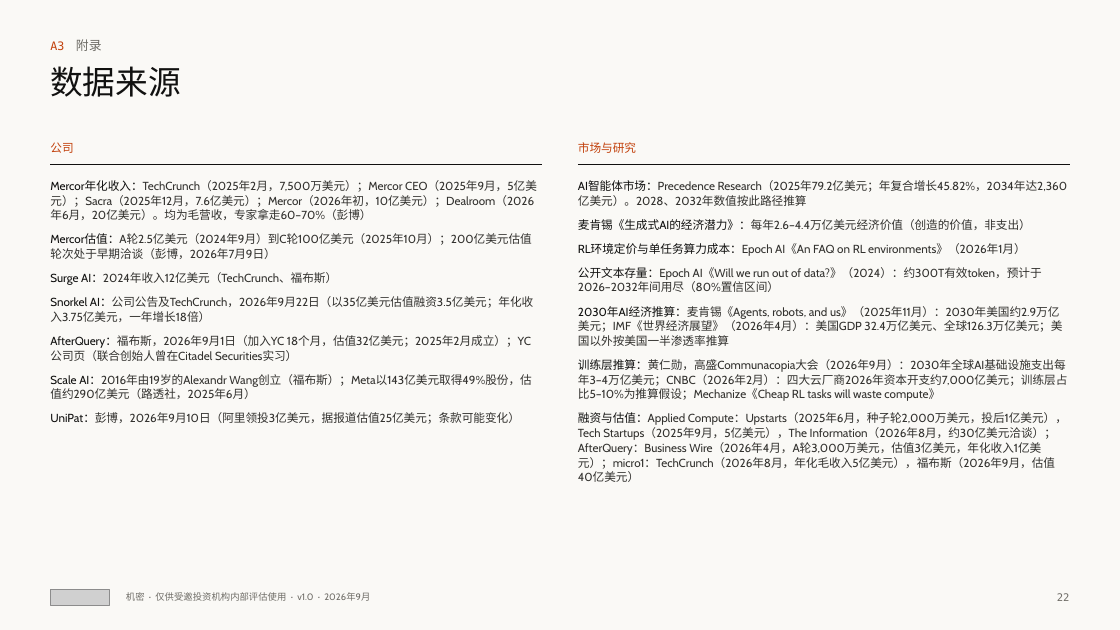
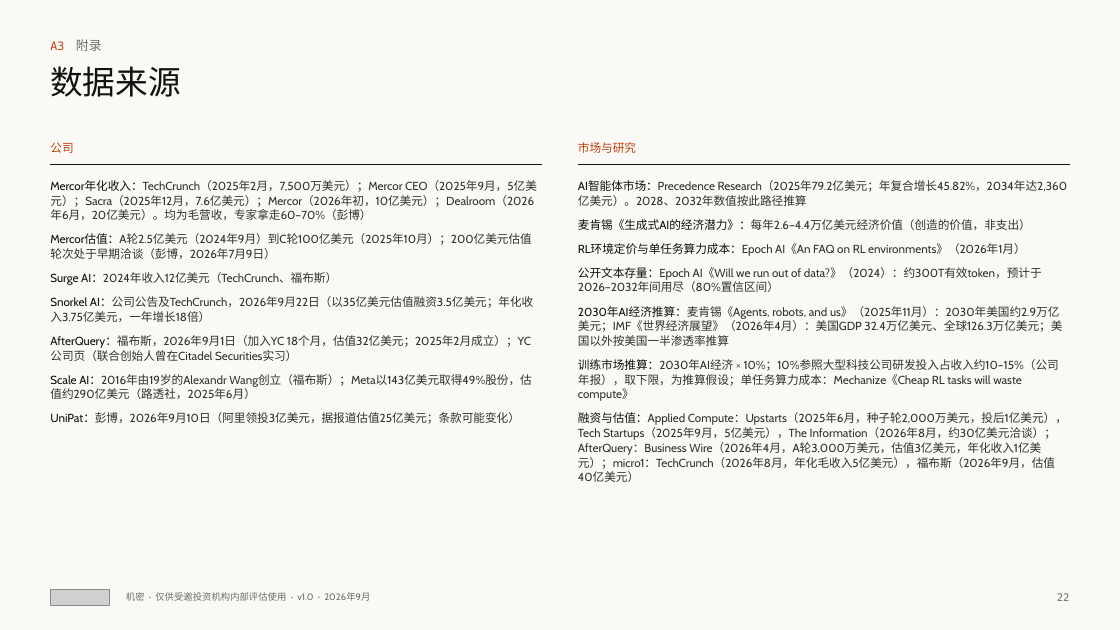
Before and after one commit to wangchen0802/Delta1, a slide deck: slide 22 of SimReal-BP-v17.pptx. Drawn at 1120x630 pixels with LibreOffice and Linux fonts; fonts in the diff are those of the drawing; grey boxes stand for pictures. Boxes give left, top, right and bottom in pixels: in the first picture for what was removed or moved away, otherwise in the second. Text is boxed around its words. In the diff, an @@ line names an element or a change of style, - is before the commit and + after.

```diff
--- a/SimReal-BP-v17.pptx
+++ b/SimReal-BP-v17.pptx
@@ text at <box>578,359,1059,401</box>: text changed @@
-训练层推算：黄仁勋，高盛Communacopia大会（2026年9月）：2030年全球AI基础设施支出每年3–4万亿美元；CNBC（2026年2月）：四大云厂商2026年资本开支约7,000亿美元；训练层占比5–10%为推算假设；Mechanize《Cheap RL tasks will waste compute》
+训练市场推算：2030年AI经济 × 10%；10%参照大型科技公司研发投入占收入约10–15%（公司年报），取下限，为推算假设；单任务算力成本：Mechanize《Cheap RL tasks will waste compute》
```
Also in this commit, not shown: 6 other slides changed, 2 other files.
